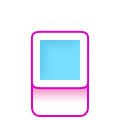
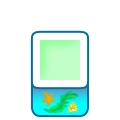
Two versions of the same layered image (120 x 120). Layer-by-layer changes:
added layer "Слой 2" above "Цветовой тон/Насыщенность 2" over bbox(41, 90, 79, 114)
"Слой 1": opacity 37% → 100% over bbox(40, 40, 80, 80)
painted on "Фигура 5" over bbox(31, 71, 89, 117)
